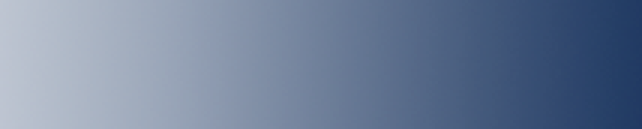
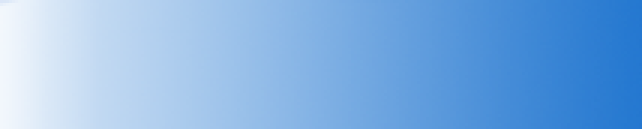
Layered file, before and after one edit (642x129). Changes by layer:
showed "Hovor", painted on it over (0, 0, 642, 129)
hid "NoHovor" over (0, 0, 642, 129)
